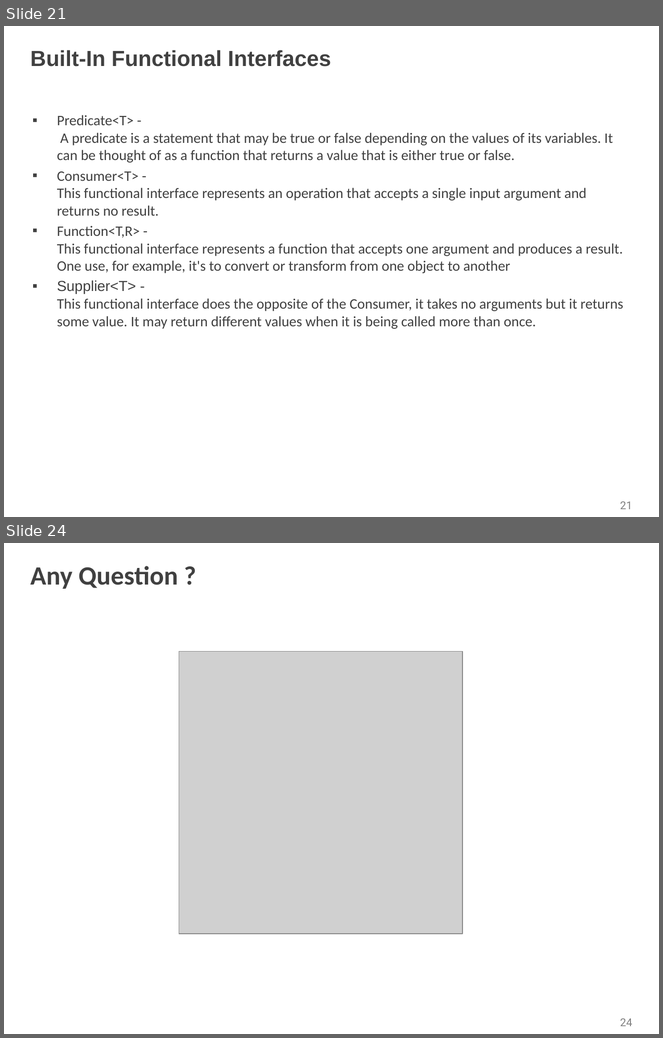
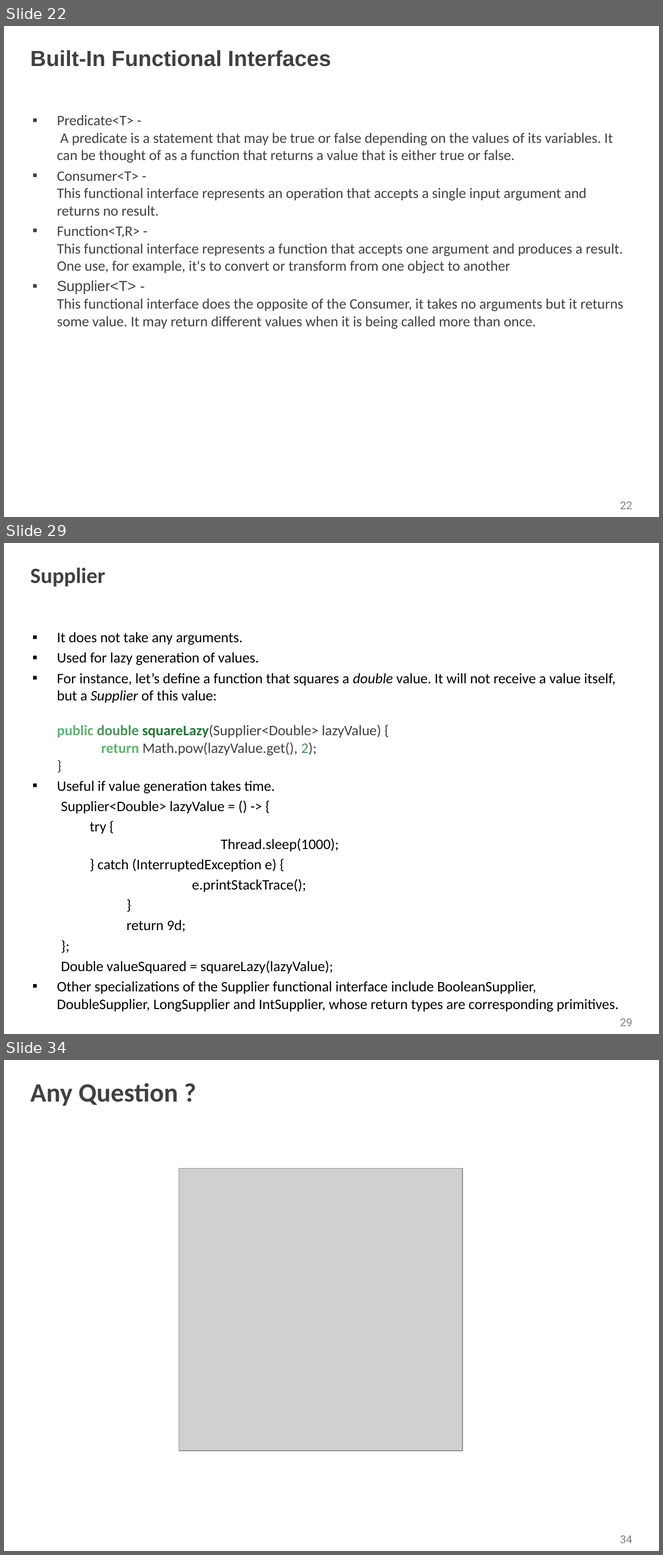
Before and after one commit to shalini06mittal/NCPIWS, a slide deck: ppt/Interfaces.pptx. Shown one above the other, each under a label of ours: slides 21 and 24 before the commit, slides 22, 29 and 34 after it; the slides between them are not shown. The pictures are 663x1038 and 663x1555 pixels, drawn with LibreOffice and Linux fonts; fonts in the diff are those of the drawing; grey boxes stand for pictures; background and template pictures are left out. Boxes give left, top, right and bottom in pixels: in the first picture for what was removed or moved away, otherwise in the second. Text is boxed around its words. In the diff, an @@ line names an element or a change of style, - is before the commit and + after.

Commit message:
interfaces

```diff
--- a/ppt/Interfaces.pptx
+++ b/ppt/Interfaces.pptx
@@ slide 29 added at bbox=[4, 543, 659, 1034], background picture (left out); not listed: 1 template element that a slide beside it also shows @@
@@ title added at bbox=[31, 567, 105, 587], 24 pt, text #404040, bold @@
+Supplier
@@ text added at bbox=[57, 632, 619, 1012], 16 pt, text #000000 @@
+▪ It does not take any arguments.
+▪ Used for lazy generation of values.
+▪ For instance, let’s define a function that squares a double value. It will not receive a value itself, but a Supplier of this value:
+  public double squareLazy(Supplier<Double> lazyValue) {
+  return Math.pow(lazyValue.get(), 2);
+  }
+▪ Useful if value generation takes time.
+  Supplier<Double> lazyValue = () -> {
+    try {
+    Thread.sleep(1000);
+    } catch (InterruptedException e) {
+  e.printStackTrace();
+  }
+  return 9d;
+  };
+  Double valueSquared = squareLazy(lazyValue);
+▪ Other specializations of the Supplier functional interface include BooleanSupplier, DoubleSupplier, LongSupplier and IntSupplier, whose return types are corresponding primitives.
@@ what was slide 21 is now slide 22 @@
@@ page number at bbox=[620, 502, 633, 510]: text changed @@
-21
+22
@@ what was slide 24 is now slide 34 @@
@@ page number at bbox=[620, 1536, 633, 1544]: text changed @@
-24
+34
```
Also in this commit, not shown: 2 slides changed, 9 other slides added, 4 other files.
